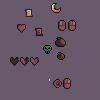
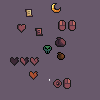
Two versions of the same layered image (w=100, h=100). Layer-by-layer changes:
painted on "HeartIcon.png" over [17, 24, 26, 33]
painted on "ExamineItem.png" over [53, 78, 71, 89]
painted on "SavingIcon.png" over [35, 28, 43, 36]
painted on "RedHearts1.png" over [10, 57, 19, 66]
painted on "RedHearts2.png" over [20, 57, 29, 66]
painted on "RedHearts3.png" over [30, 57, 39, 66]
added layer "RedHearts4.png" in group "Hearts" over [29, 71, 38, 80]
